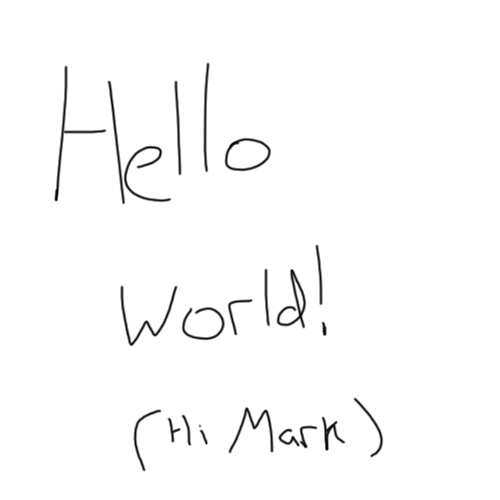
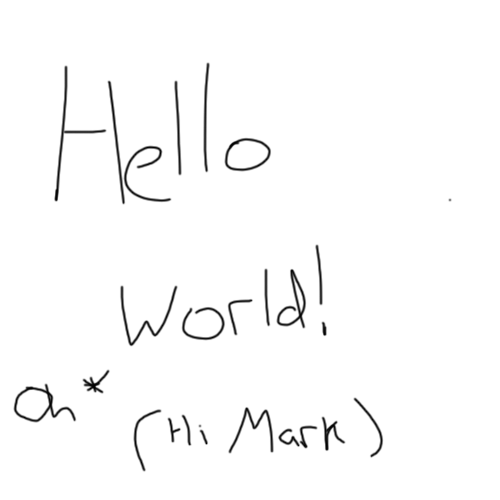
Revision of a layered 500 × 500 image; what changed, layer by layer:
added layer "asterisk" above "Background" over [13, 369, 110, 423]
added layer "Background" over [13, 198, 452, 423]
